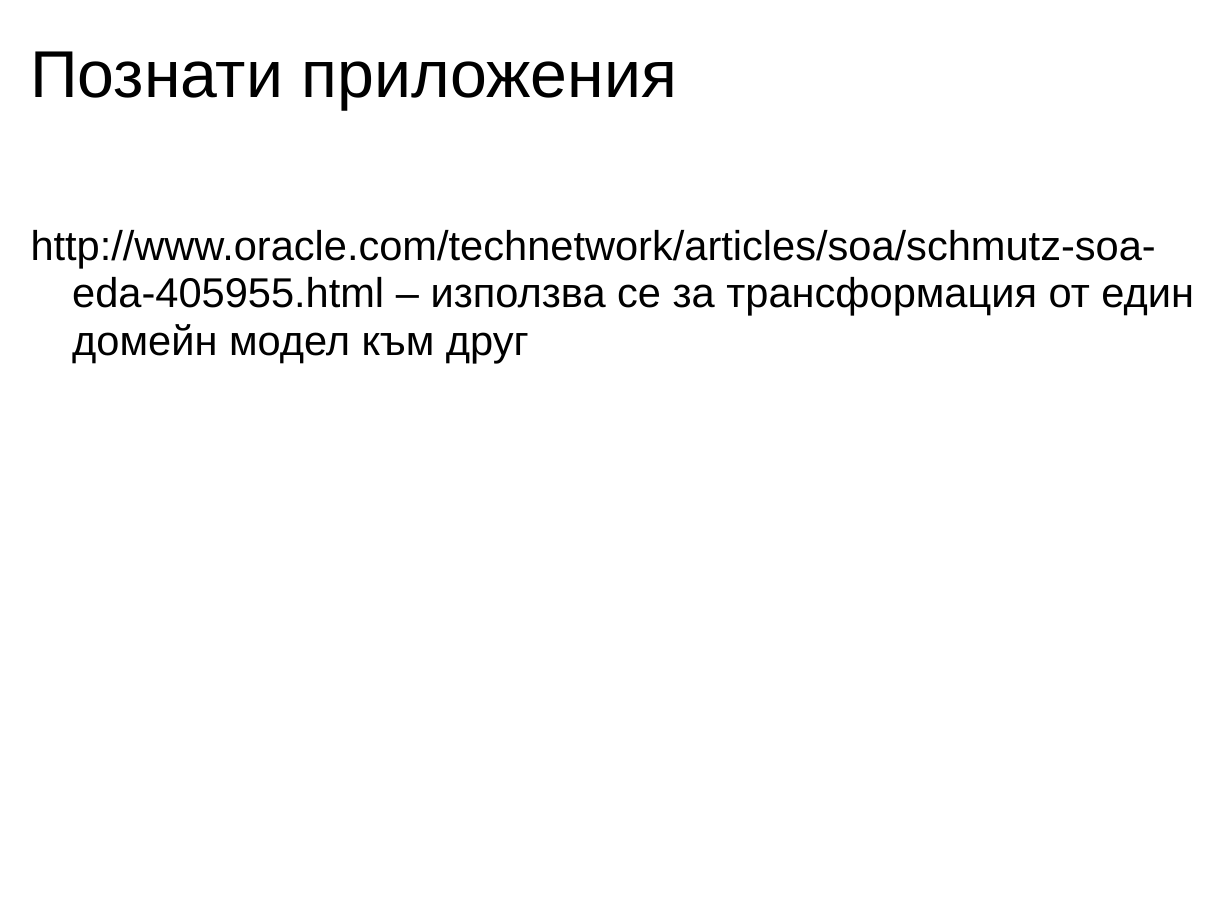
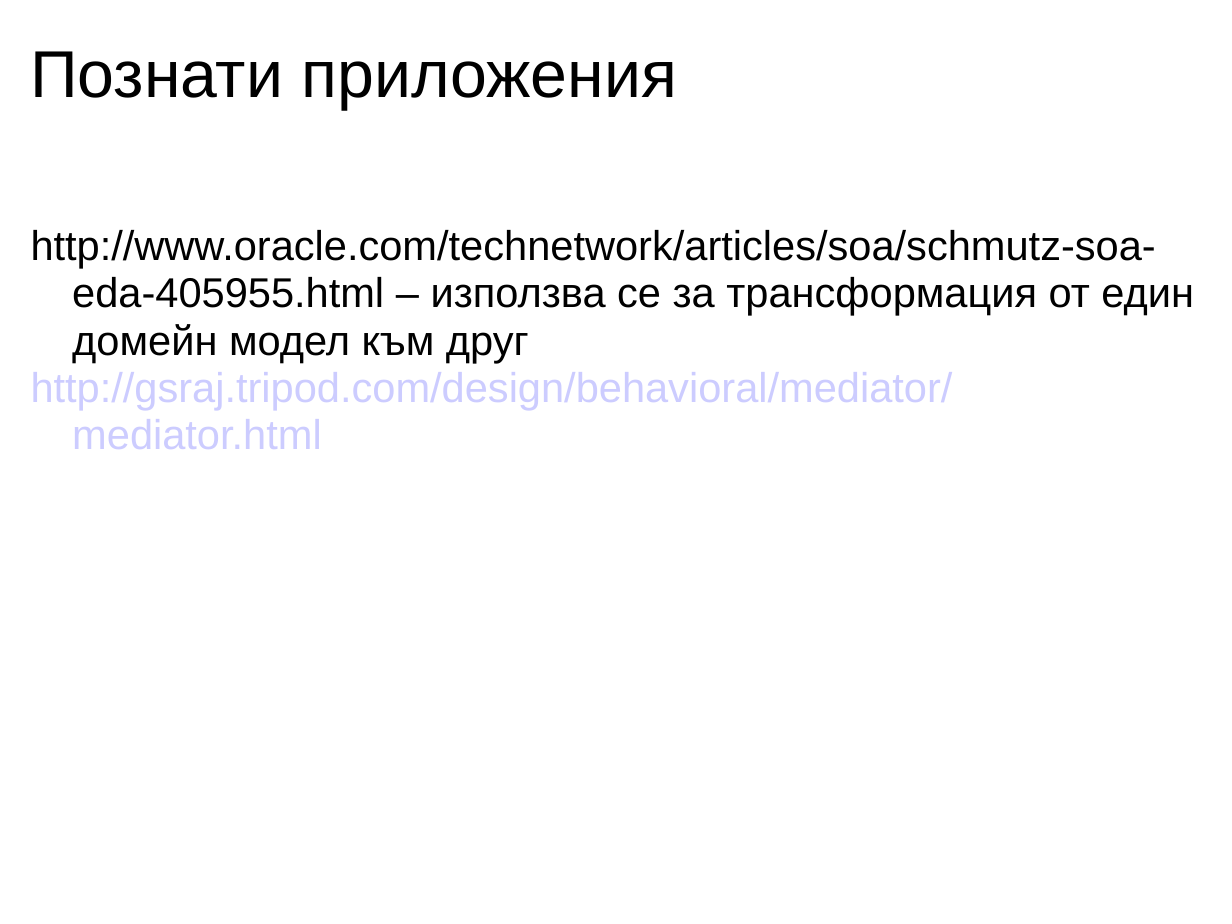
Before and after one commit to uamartins/design-patterns-book, a slide deck: slide 5 of resources/Chapter-22-Mediator/Chapter-22-Mediator-Presentation.ppt. Drawn at 1232x924 pixels with LibreOffice and Linux fonts; fonts in the diff are those of the drawing. Boxes give left, top, right and bottom in pixels: in the first picture for what was removed or moved away, otherwise in the second. Text is boxed around its words. In the diff, an @@ line names an element or a change of style, - is before the commit and + after.

Commit message:
1) PPT was updated (few more links were added) 2) TXT file was added (it contains RAW information about the Mediator pattern) 3) EXCEL file was added. It contains detailed chapter plan. 4) Some mediator diagrams, that might come in handy.

```diff
--- a/resources/Chapter-22-Mediator/Chapter-22-Mediator-Presentation.ppt
+++ b/resources/Chapter-22-Mediator/Chapter-22-Mediator-Presentation.ppt
@@ text at (31, 372, 953, 449): paragraph added @@
+http://gsraj.tripod.com/design/behavioral/mediator/mediator.html
```
Also in this commit, not shown: 1 slide added, 4 other files.
